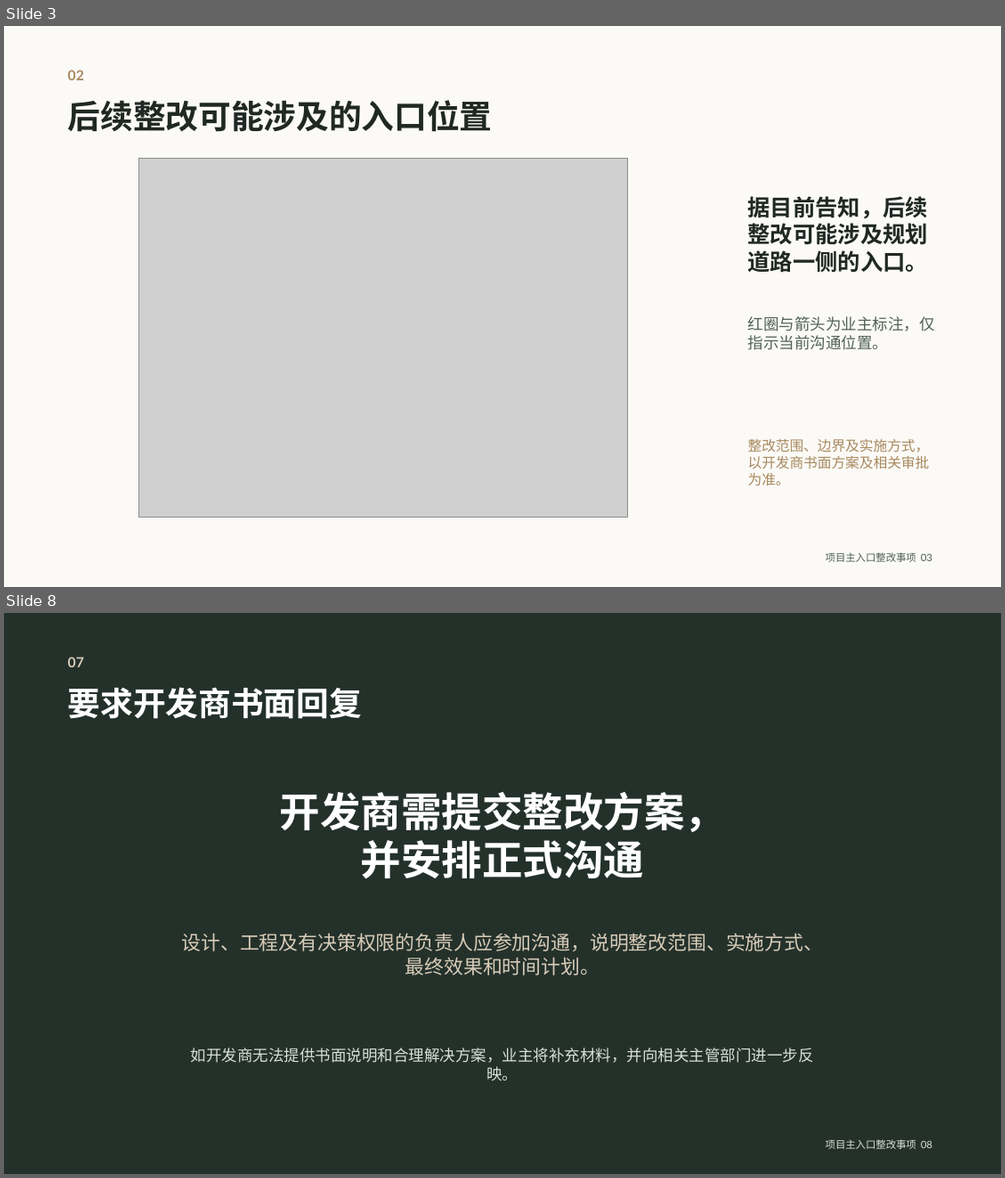
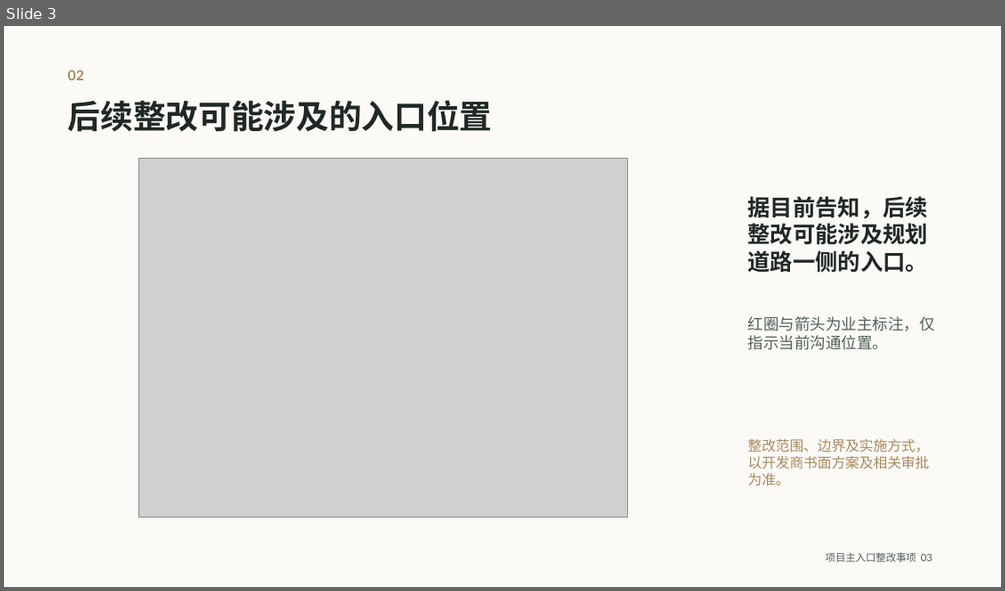
Before and after one commit to jwcesign/entrance-remediation-public-site, a slide deck: files/project-entrance-owner-opinion.pptx. Shown one above the other, each under a label of ours: slides 3 and 8 before the commit, slide 3 after it; the slides between them are not shown. The pictures are 1005x1178 and 1005x591 pixels, drawn with LibreOffice and Linux fonts; fonts in the diff are those of the drawing; grey boxes stand for pictures. Boxes give left, top, right and bottom in pixels: in the first picture for what was removed or moved away, otherwise in the second. Text is boxed around its words. In the diff, an @@ line names an element or a change of style, - is before the commit and + after.

```diff
--- a/files/project-entrance-owner-opinion.pptx
+++ b/files/project-entrance-owner-opinion.pptx
@@ slide 8 removed at box(4, 613, 1001, 1174), background #24312B @@
@@ text removed at box(68, 657, 84, 667) @@
-07
@@ text removed at box(68, 687, 362, 719) @@
-要求开发商书面回复
@@ text removed at box(280, 792, 725, 879) @@
-开发商需提交整改方案，
-并安排正式沟通
@@ text removed at box(182, 933, 824, 975) @@
-设计、工程及有决策权限的负责人应参加沟通，说明整改范围、实施方式、最终效果和时间计划。
@@ text removed at box(191, 1047, 814, 1080) @@
-如开发商无法提供书面说明和合理解决方案，业主将补充材料，并向相关主管部门进一步反映。
@@ text removed at box(825, 1139, 932, 1149) @@
-项目主入口整改事项 08
```
Also in this commit, not shown: 3 slides changed, 4 slides added, 2 other slides removed, 10 other files.
